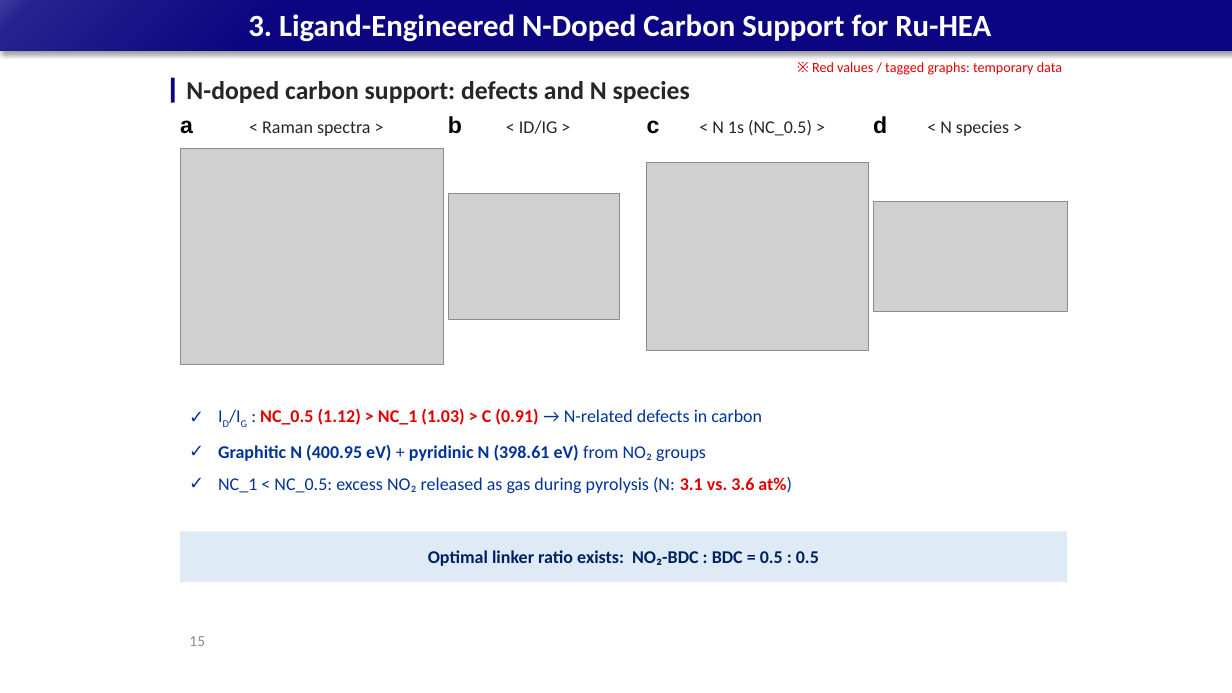
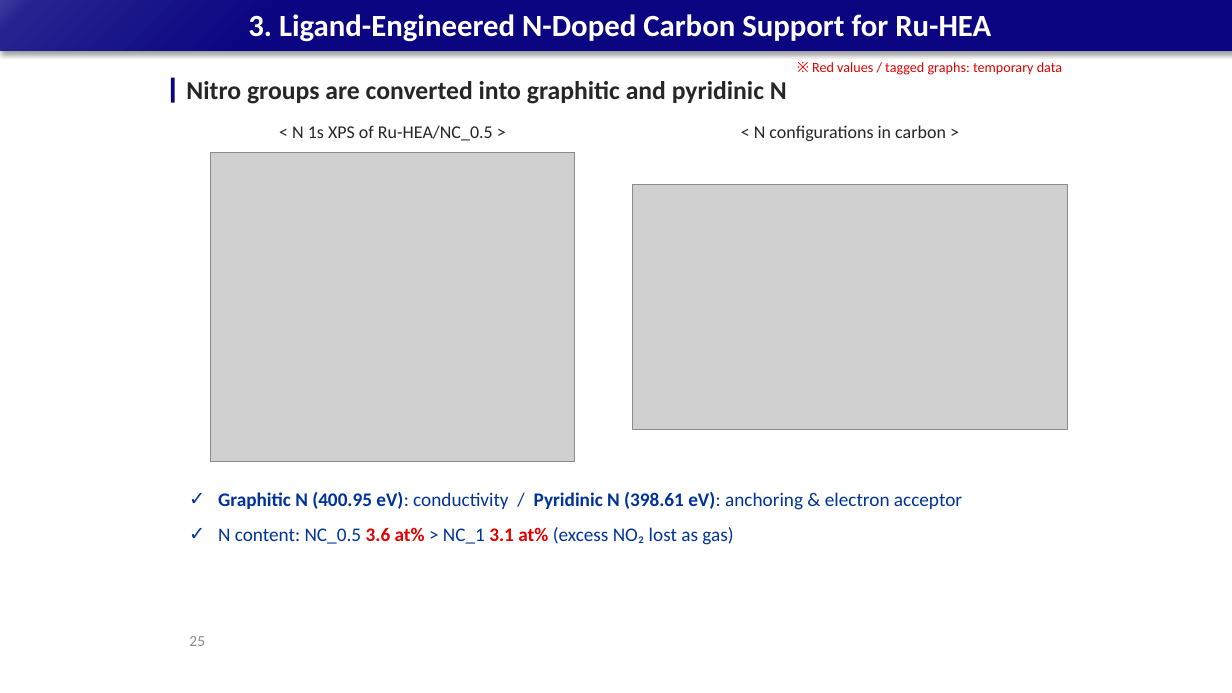
Before and after one commit to limsj0204/letter, a slide deck: slide 25 of 학위논문_디펜스_발표자료.pptx (slide 15 before the commit). Drawn at 1232x693 pixels with LibreOffice and Linux fonts; fonts in the diff are those of the drawing; grey boxes stand for pictures. Boxes give left, top, right and bottom in pixels: in the first picture for what was removed or moved away, otherwise in the second. Text is boxed around its words. In the diff, an @@ line names an element or a change of style, - is before the commit and + after.

```diff
--- a/학위논문_디펜스_발표자료.pptx
+++ b/학위논문_디펜스_발표자료.pptx
@@ text at [186, 81, 787, 104]: text changed @@
-N-doped carbon support: defects and N species
+Nitro groups are converted into graphitic and pyridinic N
@@ text removed at [448, 116, 462, 134] @@
-b
@@ text removed at [873, 116, 887, 134] @@
-d
@@ picture removed at [180, 149, 444, 364] @@
@@ text removed at [180, 120, 193, 134] @@
-a
@@ text removed at [262, 121, 371, 136] @@
-< Raman spectra >
@@ text at [292, 125, 493, 141]: text changed @@
-< N 1s (NC_0.5) >
+< N 1s XPS of Ru-HEA/NC_0.5 >
@@ text removed at [519, 120, 557, 134] @@
-< ID/IG >
@@ text removed at [647, 120, 660, 134] @@
-c
@@ text added at [754, 125, 946, 141], 14 pt, text #262626 @@
+< N configurations in carbon >
@@ text removed at [940, 120, 1009, 136] @@
-< N species >
@@ picture: place and size @@
-picture at [647, 163, 869, 351]
+picture at [211, 152, 575, 462]
@@ picture removed at [448, 194, 619, 320] @@
@@ picture: place and size @@
-picture at [873, 201, 1067, 311]
+picture at [633, 185, 1067, 430]
@@ text at [218, 492, 962, 545]: text changed; size 14 to 15 pt @@
-✓ ID/IG : NC_0.5 (1.12) > NC_1 (1.03) > C (0.91) → N-related defects in carbon
-✓ Graphitic N (400.95 eV) + pyridinic N (398.61 eV) from NO₂ groups
-✓ NC_1 < NC_0.5: excess NO₂ released as gas during pyrolysis (N: 3.1 vs. 3.6 at%)
+✓ Graphitic N (400.95 eV): conductivity / Pyridinic N (398.61 eV): anchoring & electron acceptor
+✓ N content: NC_0.5 3.6 at% > NC_1 3.1 at% (excess NO₂ lost as gas)
@@ rectangle removed at [180, 531, 1067, 582] @@
-Optimal linker ratio exists: NO₂-BDC : BDC = 0.5 : 0.5
@@ page number at [189, 636, 205, 646]: text changed @@
-15
+25
```
Also in this commit, not shown: 8 other slides changed, 14 slides added, 2 slides removed.
